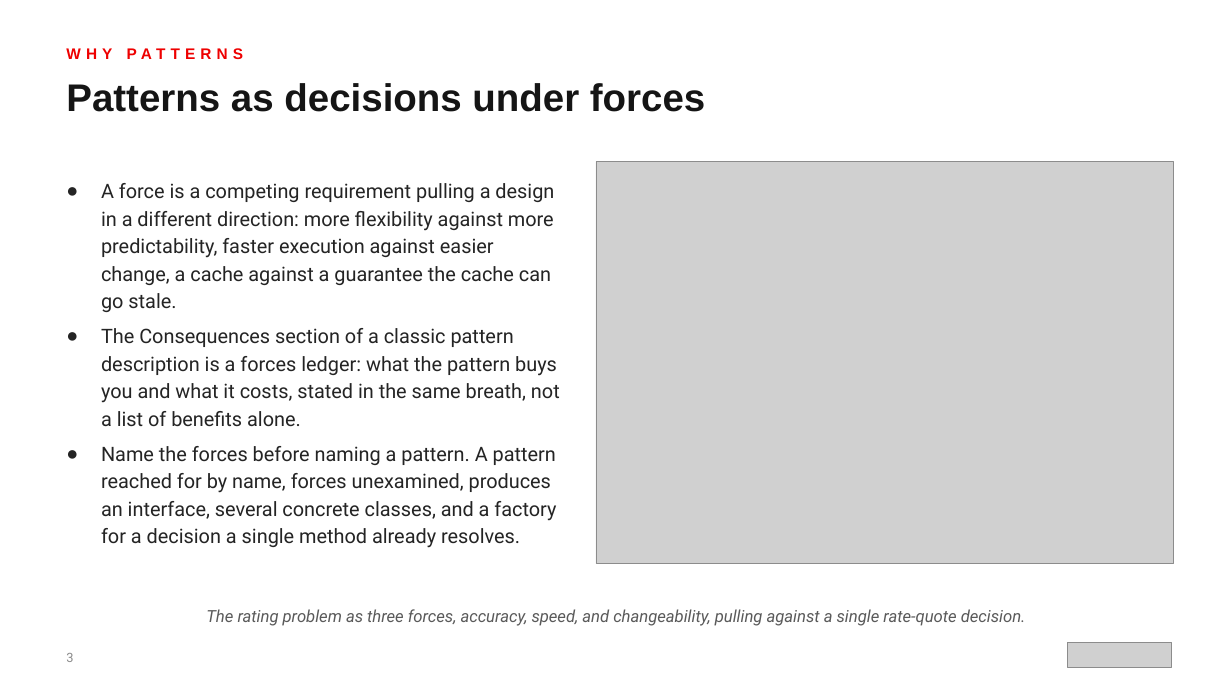
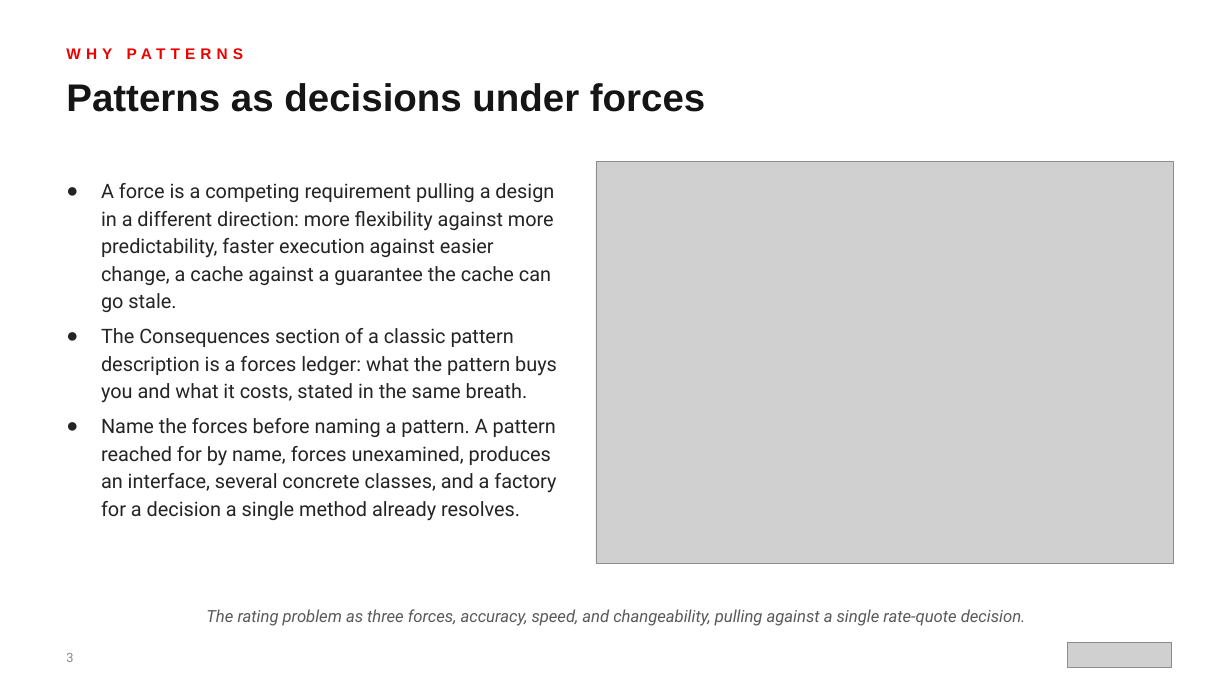
Before and after one commit to patterncatalyst/csharp-design-patterns, a slide deck: slide 3 of presentation/csharp-design-patterns-101-patterns-and-solid.pptx. Drawn at 1232x693 pixels with LibreOffice and Linux fonts; fonts in the diff are those of the drawing; grey boxes stand for pictures. Boxes give left, top, right and bottom in pixels: in the first picture for what was removed or moved away, otherwise in the second. Text is boxed around its words. In the diff, an @@ line names an element or a change of style, - is before the commit and + after.

```diff
--- a/presentation/csharp-design-patterns-101-patterns-and-solid.pptx
+++ b/presentation/csharp-design-patterns-101-patterns-and-solid.pptx
@@ text at [101,328,557,403]: text changed @@
-● The Consequences section of a classic pattern description is a forces ledger: what the pattern buys you and what it costs, stated in the same breath, not a list of benefits alone.
+● The Consequences section of a classic pattern description is a forces ledger: what the pattern buys you and what it costs, stated in the same breath.
```
Also in this commit, not shown: 2 other slides changed, 7 other files.
